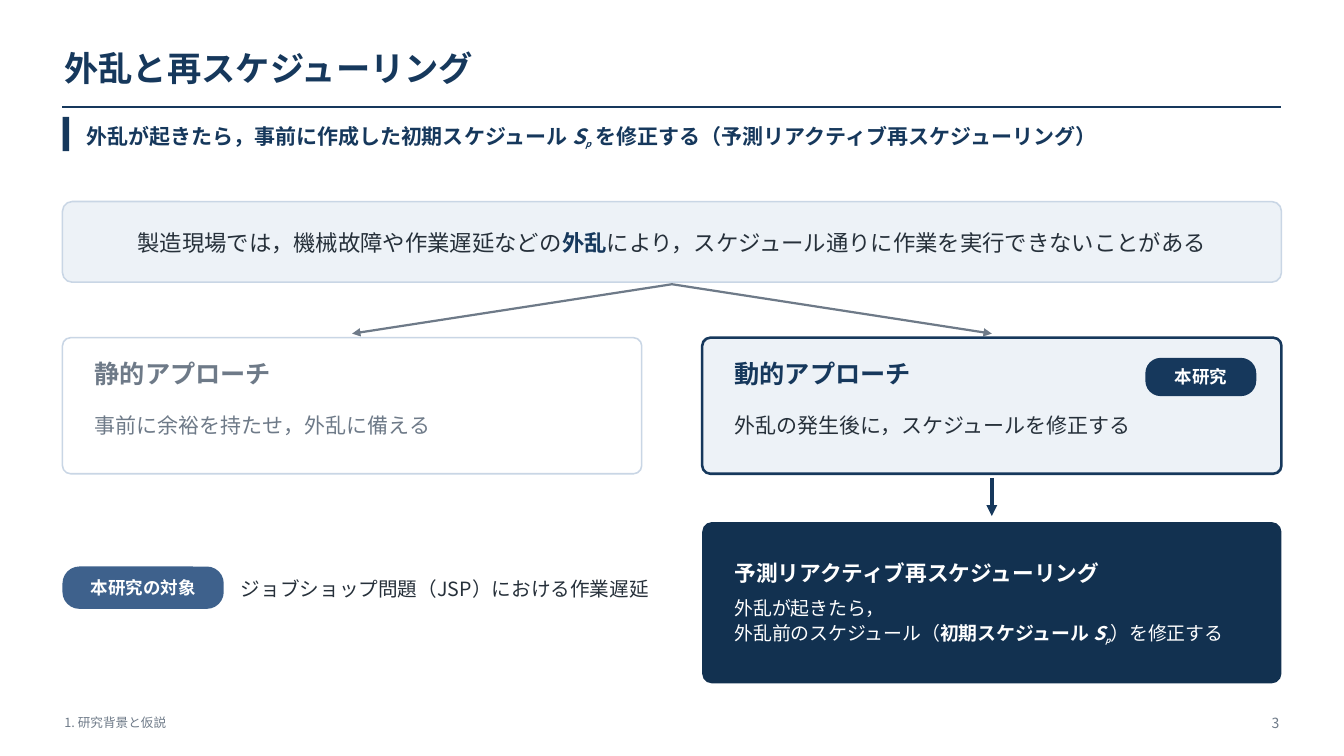
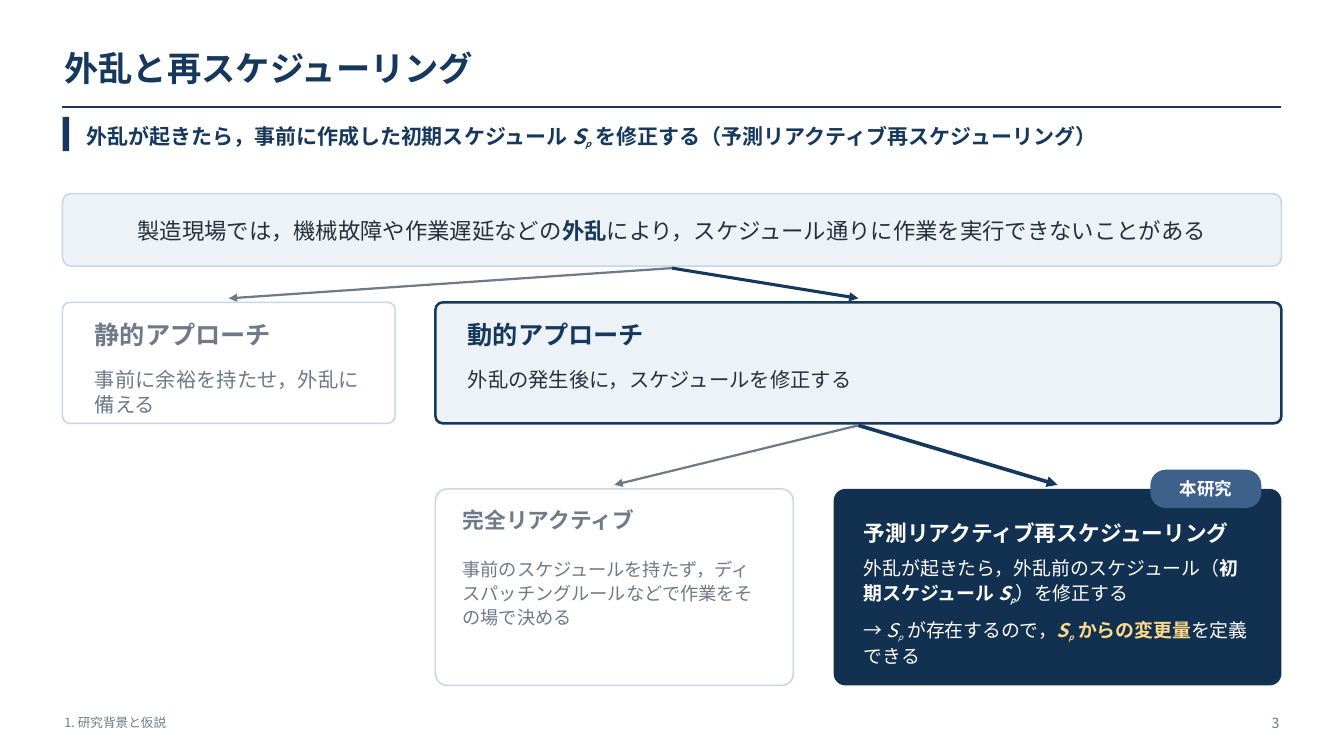
Before and after one commit to kitotakumi/stability_scheduling, a slide deck: slide 3 of doc/presentation_materials/JIMA2026fall_発表.pptx. Drawn at 1344x756 pixels with LibreOffice and Linux fonts; fonts in the diff are those of the drawing. Boxes give left, top, right and bottom in pixels: in the first picture for what was removed or moved away, otherwise in the second. Text is boxed around its words. In the diff, an @@ line names an element or a change of style, - is before the commit and + after.

```diff
--- a/doc/presentation_materials/JIMA2026fall_発表.pptx
+++ b/doc/presentation_materials/JIMA2026fall_発表.pptx
@@ rounded rectangle: place and size @@
-rounded rectangle at box(63, 202, 1281, 282)
+rounded rectangle at box(63, 194, 1281, 266)
@@ text "製造現場では，機械故障や作業遅延などの外乱により，スケジュール通りに作業を実行できないことがある": place and size @@
-text "製造現場では，機械故障や作業遅延などの外乱により，スケジュール通りに作業を実行できないことがある" at box(137, 232, 1205, 253)
+text "製造現場では，機械故障や作業遅延などの外乱により，スケジュール通りに作業を実行できないことがある" at box(137, 220, 1205, 241)
@@ arrow moved from (673, 284) - (352, 334) to (673, 268) - (229, 298) @@
@@ arrow moved from (673, 284) - (992, 334) to (673, 268) - (859, 298) @@
@@ arrow (673, 268) - (859, 298): stroke #6E7A88 1.6 pt to #16385C 2.2 pt @@
@@ rounded rectangle: place and size @@
-rounded rectangle at box(63, 338, 642, 474)
+rounded rectangle at box(63, 302, 395, 423)
@@ text "静的アプローチ": place and size @@
-text "静的アプローチ" at box(95, 361, 271, 385)
+text "静的アプローチ" at box(95, 322, 271, 346)
@@ rounded rectangle: place and size @@
-rounded rectangle at box(703, 338, 1282, 474)
+rounded rectangle at box(436, 302, 1281, 423)
@@ text "動的アプローチ": place and size @@
-text "動的アプローチ" at box(734, 361, 910, 386)
+text "動的アプローチ" at box(468, 322, 644, 347)
@@ text "事前に余裕を持たせ，外乱に備える" at box(95, 370, 359, 414): size 15 to 14.5 pt @@
@@ text "事前に余裕を持たせ，外乱に備える": place and size @@
-text "事前に余裕を持たせ，外乱に備える" at box(95, 415, 430, 435)
+text "事前に余裕を持たせ，外乱に備える" at box(95, 370, 359, 414)
@@ text "外乱の発生後に，スケジュールを修正する": place and size @@
-text "外乱の発生後に，スケジュールを修正する" at box(734, 415, 1130, 435)
+text "外乱の発生後に，スケジュールを修正する" at box(468, 370, 852, 389)
@@ text "外乱の発生後に，スケジュールを修正する" at box(468, 370, 852, 389): size 15 to 14.5 pt @@
@@ arrow added from (859, 425) to (614, 485), #6E7A88 1.6 pt @@
@@ arrow moved from (992, 478) - (992, 516) to (859, 425) - (1058, 485) @@
@@ rounded rectangle "本研究": place and size @@
-rounded rectangle "本研究" at box(1145, 358, 1256, 396)
+rounded rectangle "本研究" at box(1150, 470, 1261, 508)
@@ rounded rectangle "本研究" at box(1150, 470, 1261, 508): fill #16385C to #3E618C @@
@@ rounded rectangle added at box(436, 489, 793, 686), fill #FFFFFF, outline #C9D6E5 1.1 pt @@
@@ text added at box(463, 509, 634, 530), 15.5 pt, text #6E7A88, bold @@
+完全リアクティブ
@@ rounded rectangle: place and size @@
-rounded rectangle at box(703, 522, 1282, 684)
+rounded rectangle at box(834, 489, 1281, 686)
@@ text "予測リアクティブ再スケジューリング": place and size @@
-text "予測リアクティブ再スケジューリング" at box(734, 562, 1223, 642)
+text "予測リアクティブ再スケジューリング" at box(864, 522, 1247, 664)
@@ text "予測リアクティブ再スケジューリング" at box(864, 522, 1247, 664): vertical alignment middle to top @@
@@ rounded rectangle removed at box(63, 567, 224, 609) @@
-本研究の対象
@@ text added at box(463, 561, 753, 626), 13 pt, text #6E7A88 @@
+事前のスケジュールを持たず，ディスパッチングルールなどで作業をその場で決める
@@ text at box(864, 559, 1247, 664): text changed @@
-外乱が起きたら，
-外乱前のスケジュール（初期スケジュール Sp）を修正する
+外乱が起きたら，外乱前のスケジュール（初期スケジュール Sp）を修正する
+→ Sp が存在するので，Sp からの変更量を定義できる
@@ text removed at box(241, 579, 649, 598) @@
-ジョブショップ問題（JSP）における作業遅延
```
Also in this commit, not shown: 6 other slides changed, 6 other files.
